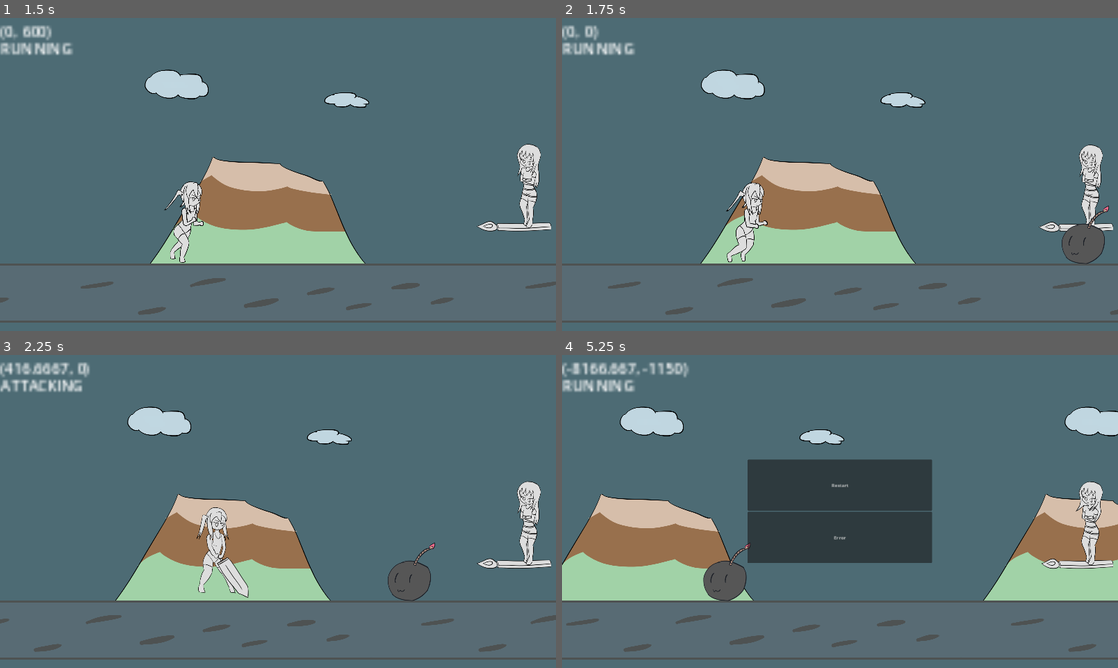
Above: before the commit, frames 1-4 (two rows, left to right).
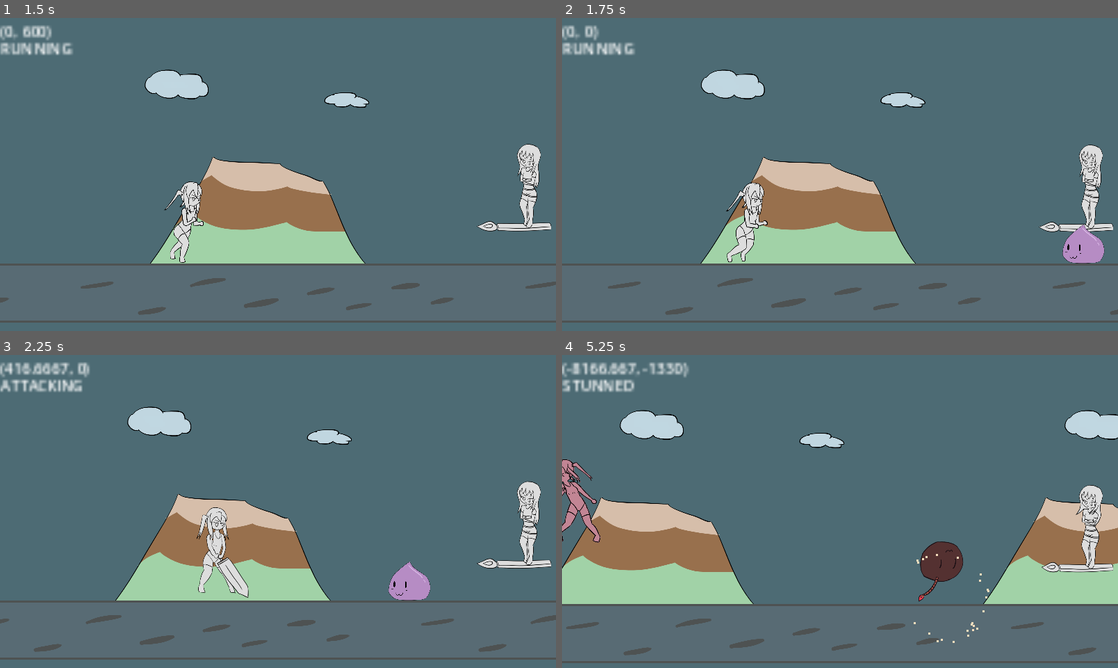
Above: after the commit, the same moments.

Repository: BeatMil/Animurun
Game: Godot game, scene res://scenes/main_menu.tscn
Same seed, same stepped clock (60 frames per second), same inputs: the game is played once before the commit and once after it.
Inputs (mouse positions are in pixels of both pictures, inside the frame that each line leads up to):
- Up to frame 1 (1.5 s): click "Sound Test" at 0.5 s; click "Start" at 1.25 s
- Up to frame 2 (1.75 s): no input
- Up to frame 3 (2.25 s): hold D (move_right) from 2.03 s (still down); hold L (attack) from 2.03 s (still down)
- Up to frame 4 (5.25 s): tap Space (jump) at 2.27 s; release D (move_right) at 2.75 s; release L (attack) at 2.75 s; click (840, 486) at 2.75 s, where only the run before the commit has a clickable "Restart"; click (840, 486) at 3.5 s, where only the run before the commit has a clickable "Restart"; click (840, 486) at 4.25 s, where only the run before the commit has a clickable "Restart"; hold D (move_right) from 5.03 s (still down); tap J (block) at 5.1 s

Frame 1 is identical in both runs. In frame 2, 0.9% of the frame differs, in the area x 89-99%, y 60-79%; in frame 3, 0.9%; in frame 4, 21%, in the area x 0-100%, y 2-99%.

Commit message:
Add tutorial phase

Diff:
--- a/scripts/forest.gd
+++ b/scripts/forest.gd
@@ -13,9 +13,10 @@
 # var enemy_spawn_order: Array = [spawn_boom_slime_hand]
 var enemy_spawn_order: Array = [spawn_slime, spawn_bomby]
 # var enemy_spawn_order: Array = []
-var order_index: int = 0
-var is_random_spawn = true
+var order_index: int = 0 # spawner helper
+var is_random_spawn = false
 var rng = RandomNumberGenerator.new()
+var tutorial_phase_helper = 0
 
 
 # Reference
@@ -34,6 +35,9 @@
 
 
 func spawner() -> void:
+	if tutorial_phase_helper >= 2: # chiichan hits 2 slimes to end tutorial phase
+		spawn_phase_one()
+
 	if not enemy_spawn_order.size():
 		return
 
@@ -45,6 +49,14 @@
 	## very complicated way of doing by Jero (chatGPT)
 	## Reset spawn order cycle
 	order_index = (order_index + 1) % enemy_order_size
+
+
+func spawn_tutorial_phase() -> void:
+	enemy_spawn_order = [spawn_slime, spawn_bomby]
+
+
+func spawn_phase_one() -> void:
+	enemy_spawn_order = [spawn_triple01, spawn_triple02, spawn_triple03]
 
 
 func spawn_slime() -> void:
--- a/scripts/taiga.gd
+++ b/scripts/taiga.gd
@@ -32,6 +32,7 @@
 		body.let_blue_spark_go()
 		body.hurt()
 		hurt()
+		$"..".tutorial_phase_helper += 1 # progress through tutorial phase
 
 		if body.is_boom_slime: # hit by chiichan super_hit
 			$AnimationPlayer.queue("mad")
